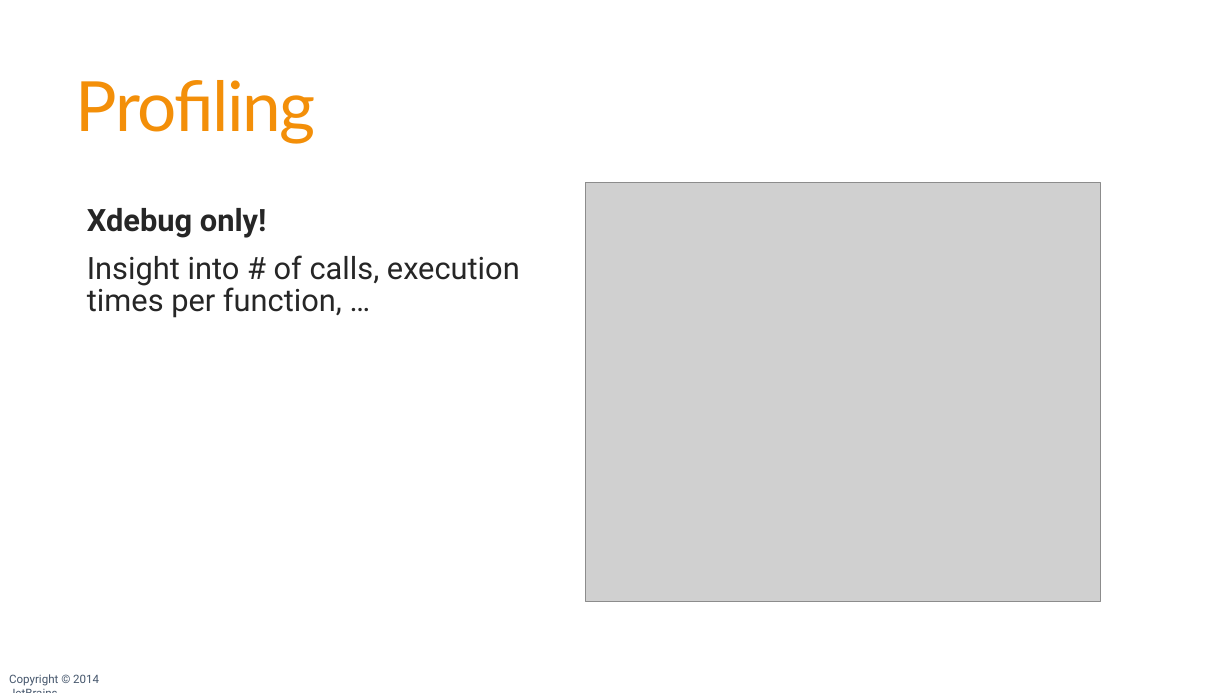
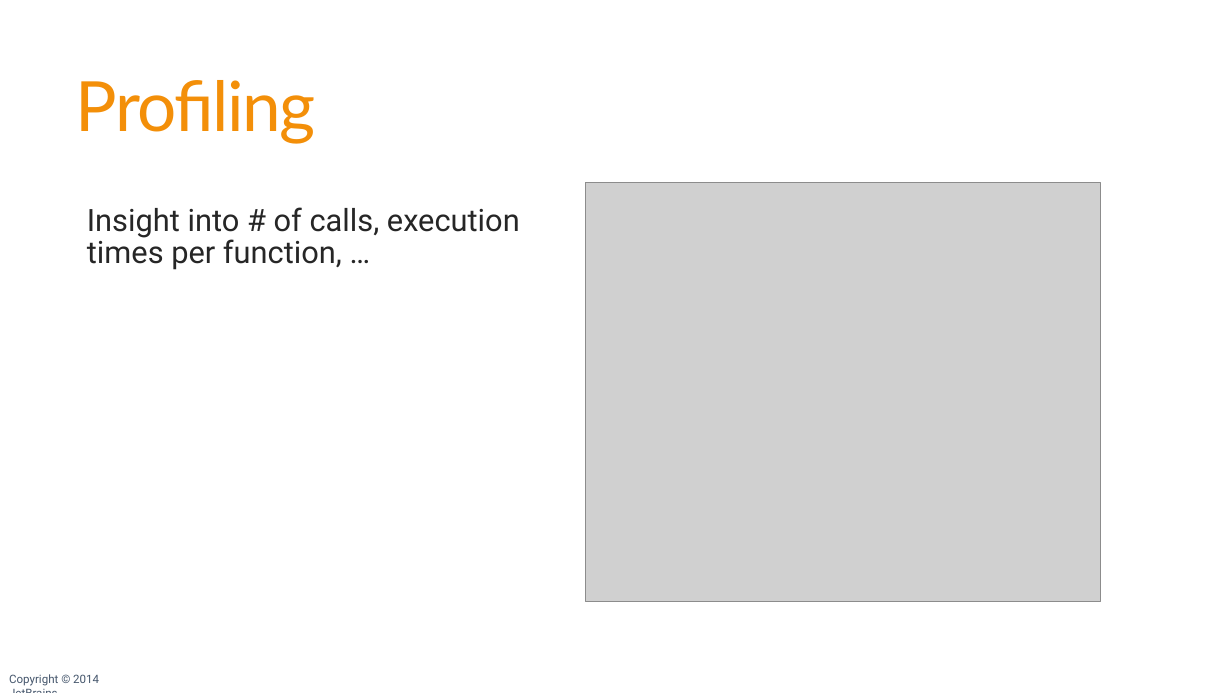
Before and after one commit to JetBrains/phpstorm-workshop, a slide deck: slide 85 of PhpStorm Workshop.pptx. Drawn at 1232x693 pixels with LibreOffice and Linux fonts; fonts in the diff are those of the drawing; grey boxes stand for pictures; background and template pictures are left out. Boxes give left, top, right and bottom in pixels: in the first picture for what was removed or moved away, otherwise in the second. Text is boxed around its words. In the diff, an @@ line names an element or a change of style, - is before the commit and + after.

```diff
--- a/PhpStorm Workshop.pptx
+++ b/PhpStorm Workshop.pptx
@@ text at (x1=87, y1=208, x2=267, y2=238): paragraph removed @@
-  Xdebug only!
```
Also in this commit, not shown: 14 other slides changed, 5 slides added, 2 slides removed, 1 other file.
